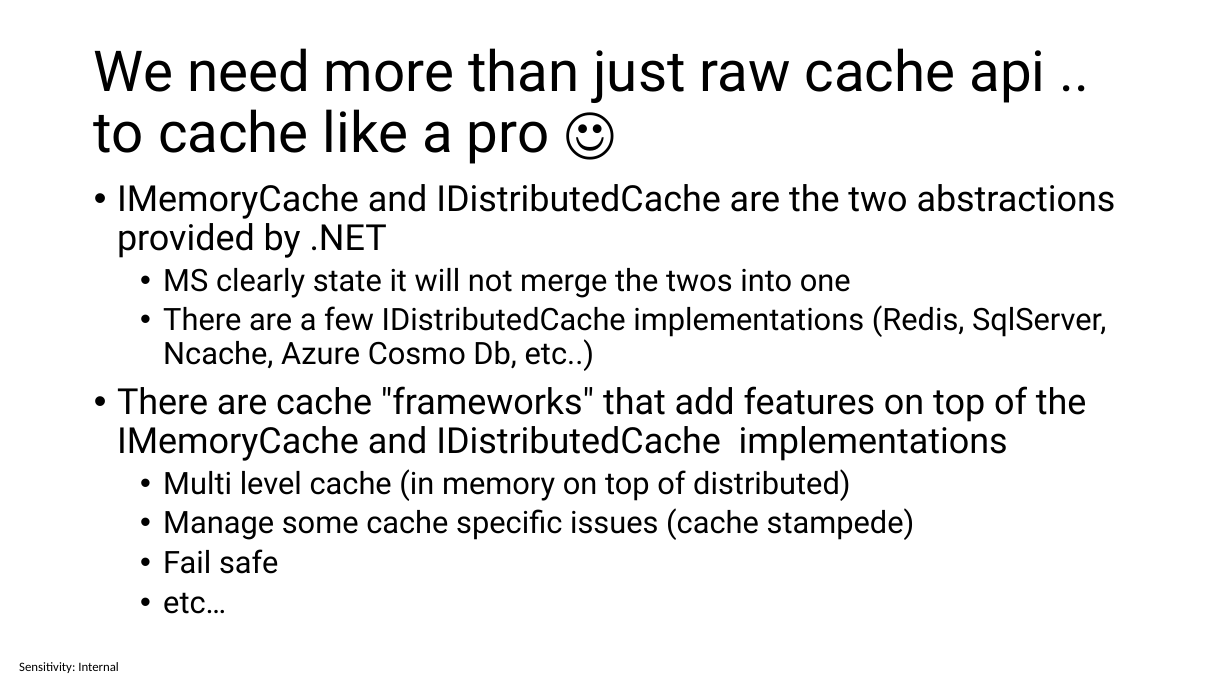
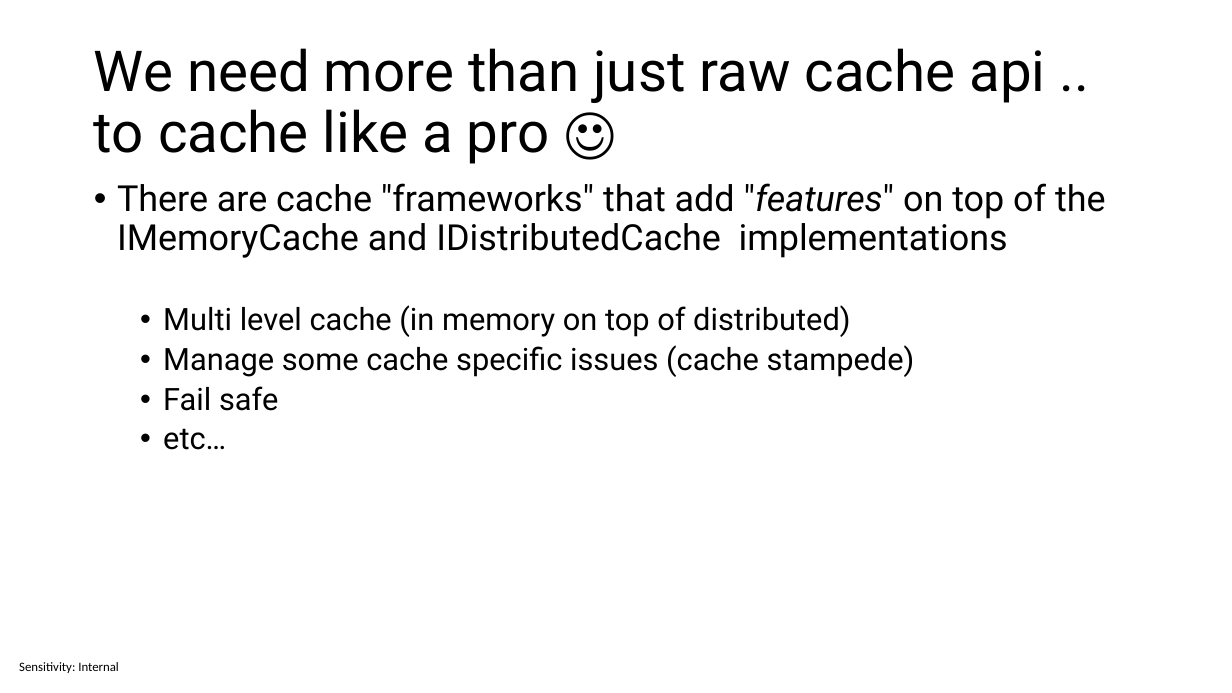
Before and after one commit to sabbadino/cache-like-a-pro-fusion-cache, a slide deck: slide 11 of cache-like-a-pro.pptx (slide 10 before the commit). Drawn at 1232x693 pixels with LibreOffice and Linux fonts; fonts in the diff are those of the drawing. Boxes give left, top, right and bottom in pixels: in the first picture for what was removed or moved away, otherwise in the second. Text is boxed around its words. In the diff, an @@ line names an element or a change of style, - is before the commit and + after.

```diff
--- a/cache-like-a-pro.pptx
+++ b/cache-like-a-pro.pptx
@@ text at (117, 183, 1106, 258): text changed @@
-• IMemoryCache and IDistributedCache are the two abstractions provided by .NET
-  • MS clearly state it will not merge the twos into one
-  • There are a few IDistributedCache implementations (Redis, SqlServer, Ncache, Azure Cosmo Db, etc..)
-• There are cache "frameworks" that add features on top of the IMemoryCache and IDistributedCache implementations
+• There are cache "frameworks" that add "features" on top of the IMemoryCache and IDistributedCache implementations
```
Also in this commit, not shown: 6 other slides changed, 2 slides added.
